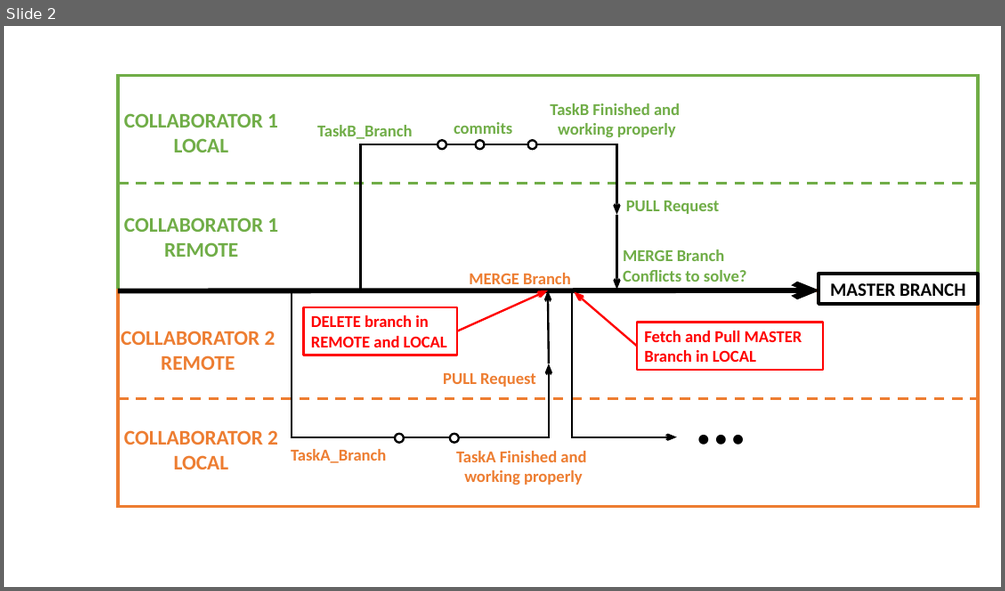
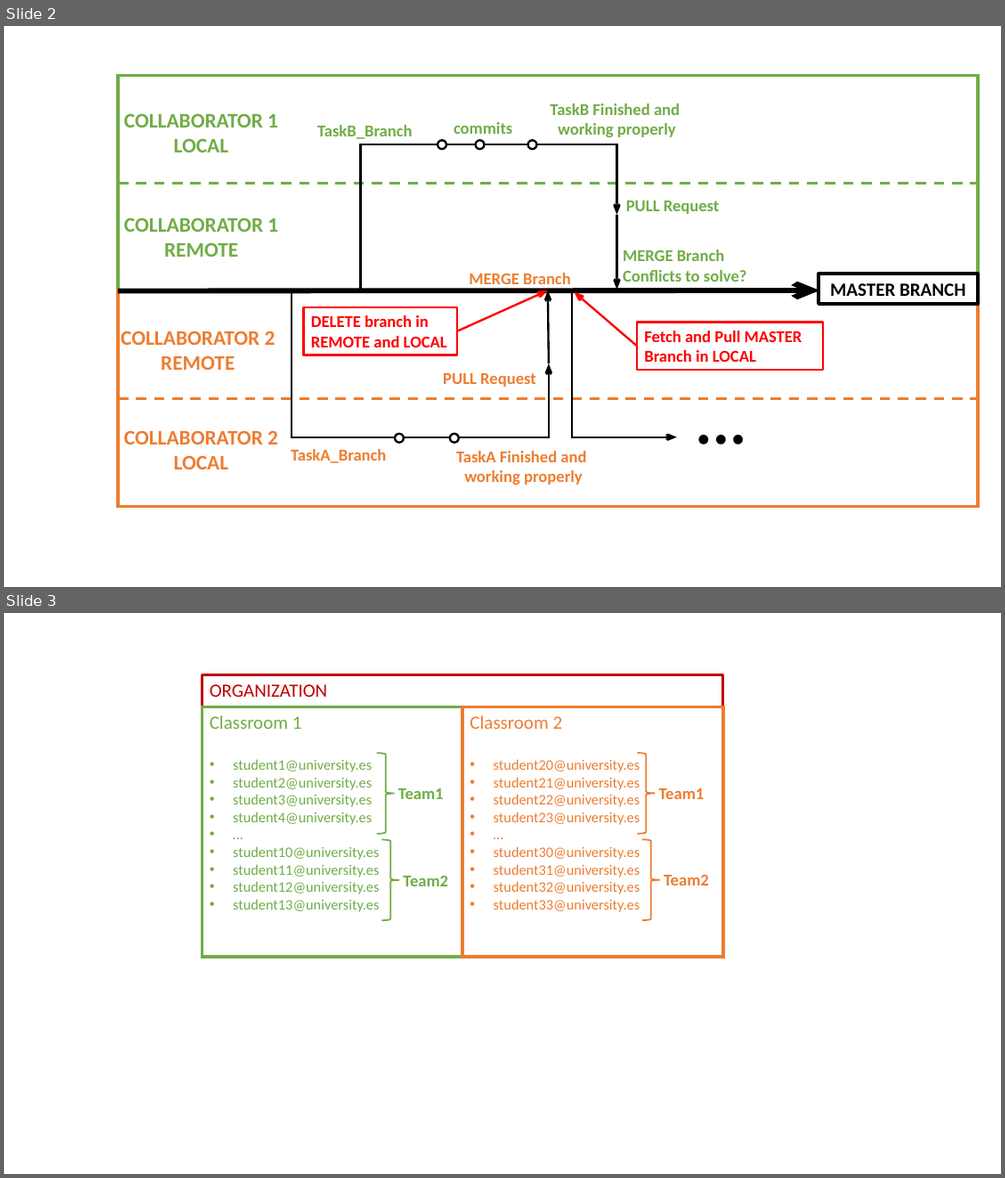
Before and after one commit to jahrWork/Visual-Studio-projects, a slide deck: doc/Figures/temp/tempStateDiagramGH.pptx. Shown one above the other, each under a label of ours: slide 2 before the commit, slides 2 and 3 after it. The pictures are 1005x591 and 1005x1178 pixels, drawn with LibreOffice and Linux fonts; fonts in the diff are those of the drawing. Boxes give left, top, right and bottom in pixels: in the first picture for what was removed or moved away, otherwise in the second. Text is boxed around its words. In the diff, an @@ line names an element or a change of style, - is before the commit and + after.

```diff
--- a/doc/Figures/temp/tempStateDiagramGH.pptx
+++ b/doc/Figures/temp/tempStateDiagramGH.pptx
@@ slide 3 added at [4, 613, 1001, 1174], background #FFFFFF @@
@@ rectangle added at [202, 674, 723, 957], outline #C00000 2.5 pt, 18 pt, text #C00000 @@
+ORGANIZATION
@@ rectangle added at [202, 707, 462, 957], outline #70AD47 3 pt, 14 pt, text #70AD47 @@
+Classroom 1
+• student1@university.es
+• student2@university.es
+• student3@university.es
+• student4@university.es
+• …
+• student10@university.es
+• student11@university.es
+• student12@university.es
+• student13@university.es
@@ rectangle added at [462, 707, 722, 957], outline #ED7D31 3 pt, 14 pt, text #ED7D31 @@
+Classroom 2
+• student20@university.es
+• student21@university.es
+• student22@university.es
+• student23@university.es
+• …
+• student30@university.es
+• student31@university.es
+• student32@university.es
+• student33@university.es
@@ right brace added at [377, 753, 395, 834], outline #70AD47 1.5 pt @@
@@ right brace added at [638, 753, 655, 834], outline #ED7D31 1.5 pt @@
@@ text added at [398, 788, 444, 799], 16 pt, text #70AD47, bold @@
+Team1
@@ text added at [659, 788, 704, 799], 16 pt, text #ED7D31, bold @@
+Team1
@@ right brace added at [381, 840, 399, 920], outline #70AD47 1.5 pt @@
@@ right brace added at [643, 840, 661, 920], outline #ED7D31 1.5 pt @@
@@ text added at [403, 876, 448, 886], 16 pt, text #70AD47, bold @@
+Team2
@@ text added at [663, 875, 709, 885], 16 pt, text #ED7D31, bold @@
+Team2
```
Also in this commit, not shown: 1 slide removed, 2 other files.
